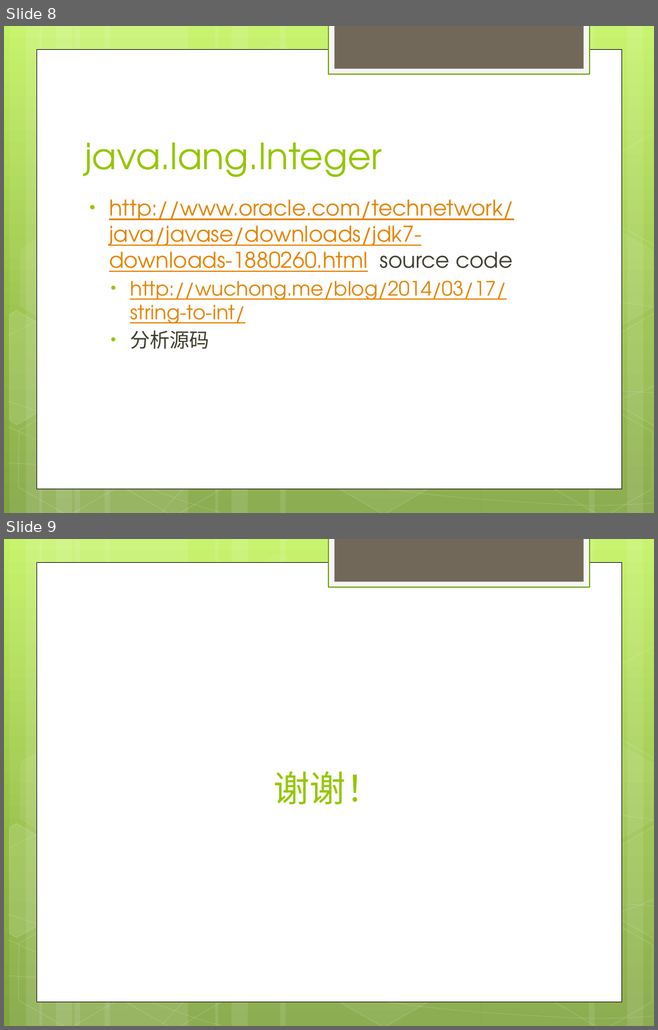
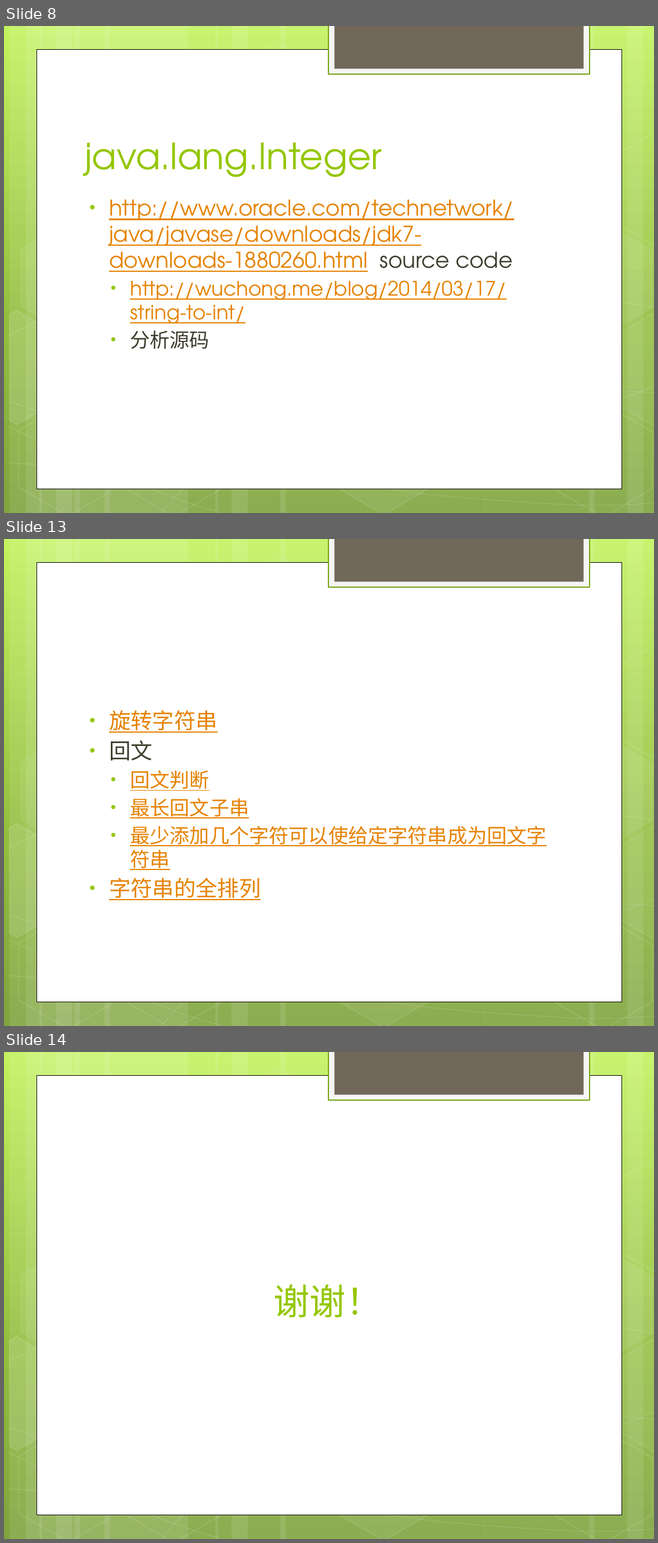
Before and after one commit to novostary/LeetCode, a slide deck: algorithm/string/string - zx.pptx. Shown one above the other, each under a label of ours: slides 8 and 9 before the commit, slides 8, 13 and 14 after it; the slides between them are not shown. The pictures are 658x1030 and 658x1543 pixels, drawn with LibreOffice and Linux fonts; fonts in the diff are those of the drawing. Boxes give left, top, right and bottom in pixels: in the first picture for what was removed or moved away, otherwise in the second. Text is boxed around its words. In the diff, an @@ line names an element or a change of style, - is before the commit and + after.

```diff
--- a/algorithm/string/string - zx.pptx
+++ b/algorithm/string/string - zx.pptx
@@ slide 13 added at (4,539,654,1026), background gradient #C3F35F to #93BF3F to #81A53E; not listed: 31 template elements that a slide beside it also shows @@
@@ text added at (109,710,546,900), 22 pt, text #E68200, underline @@
+• 旋转字符串
+• 回文
+  • 回文判断
+  • 最长回文子串
+  • 最少添加几个字符可以使给定字符串成为回文字符串
+• 字符串的全排列
@@ what was slide 9 is now slide 14 @@
```
Also in this commit, not shown: 1 slide changed, 4 other slides added, 10 other files.
